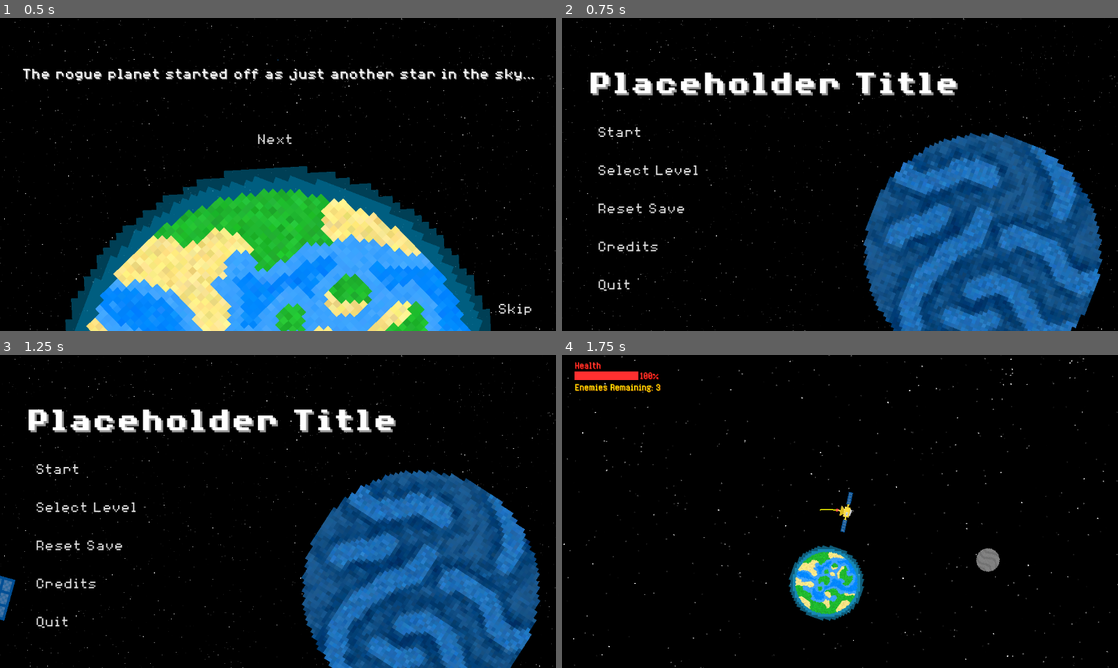
Above: before the commit, frames 1-4 (two rows, left to right).
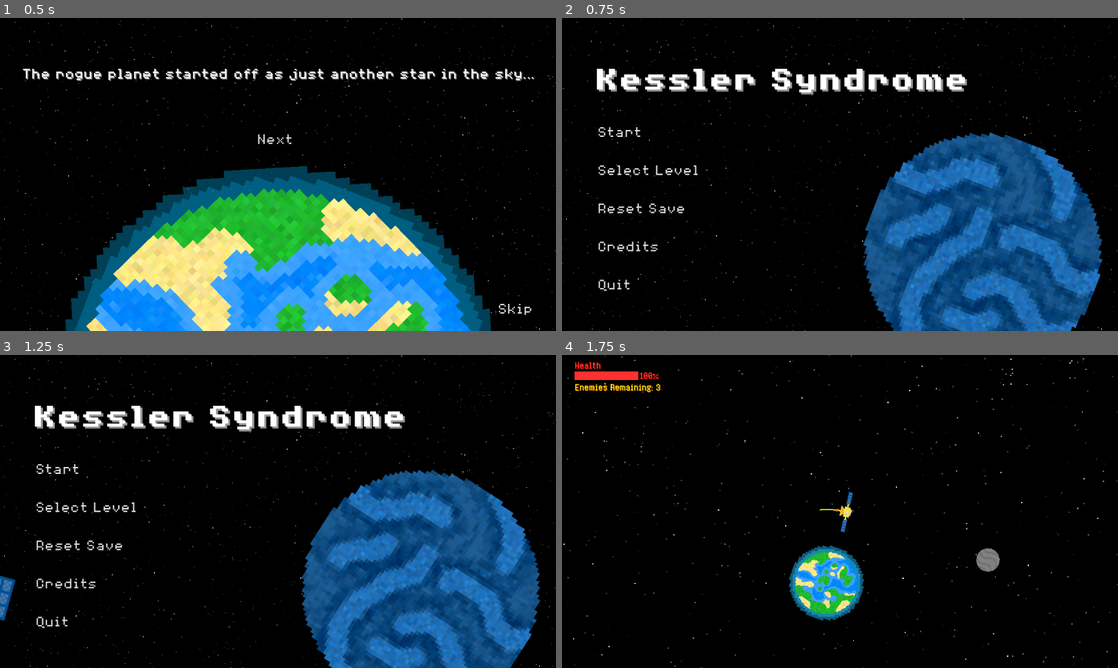
Above: after the commit, the same moments.

Repository: Birb-Games/gmtk-2025
Game: Godot game, scene res://scenes/main.tscn
Same seed, same stepped clock (60 frames per second), same inputs: the game is played once before the commit and once after it.
Inputs:
- Up to frame 1 (0.5 s): no input
- Up to frame 2 (0.75 s): click "Skip" at 0.5 s
- Up to frame 3 (1.25 s): no input
- Up to frame 4 (1.75 s): click "Start" at 1.25 s

Frame 1 is identical in both runs. In frame 2, 3.5% of the frame differs, in the area x 5-73%, y 16-25%; in frame 3, 3.5%; in frame 4, nothing differs.

Commit message:
change name of project

Diff:
--- a/project.godot
+++ b/project.godot
@@ -10,7 +10,7 @@
 
 [application]
 
-config/name="gmtk-2025"
+config/name="kessler-syndrome"
 run/main_scene="uid://d0dmficfh1ng4"
 config/features=PackedStringArray("4.4", "GL Compatibility")
 config/icon="res://icon.svg"
--- a/scenes/main_menu.tscn
+++ b/scenes/main_menu.tscn
@@ -84,17 +84,17 @@
 anchors_preset = 5
 anchor_left = 0.5
 anchor_right = 0.5
-offset_left = -523.0
-offset_top = 112.0
-offset_right = 246.0
-offset_bottom = 168.0
+offset_left = -510.5
+offset_top = 104.0
+offset_right = 265.5
+offset_bottom = 160.0
 grow_horizontal = 2
 theme_override_colors/font_shadow_color = Color(0.589096, 0.589096, 0.589096, 1)
 theme_override_constants/shadow_offset_x = 4
 theme_override_constants/shadow_offset_y = 4
 theme_override_fonts/font = ExtResource("4_wu84c")
 theme_override_font_sizes/font_size = 72
-text = "Placeholder Title"
+text = "Kessler Syndrome"
 
 [node name="VBoxContainer" type="VBoxContainer" parent="."]
 layout_mode = 1
